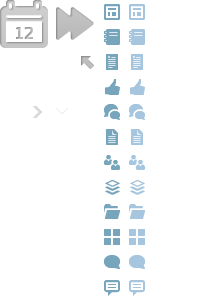
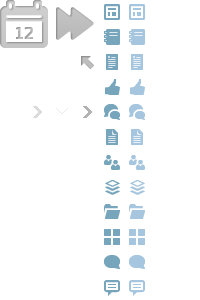
Layers edited between the first and the second 200px x 300px image:
added layer "图层 10 副本" above "图层 10" over [83, 106, 92, 118]
